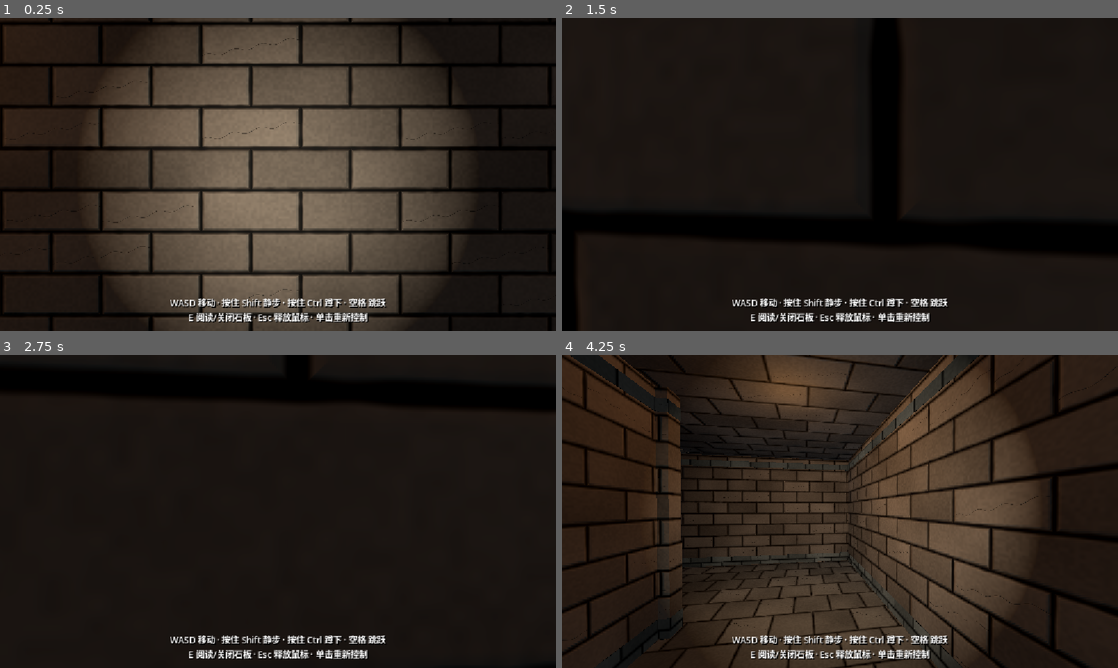
Above: before the commit, frames 1-4 (two rows, left to right).
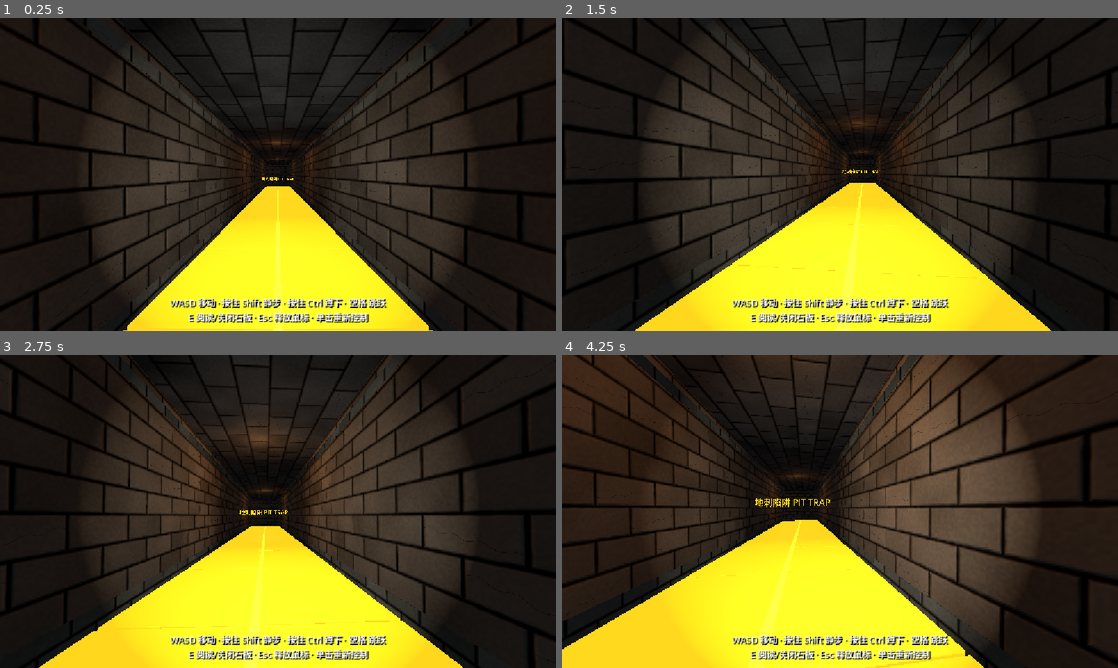
Above: after the commit, the same moments.

Repository: Baron0224/Three-Feet-Under
Game: Godot game, scene res://tomb_corridor.tscn
The game is run twice, just before and just after one commit, with the same random seed, the same clock (stepped at 60 frames per second) and the same inputs. This scene is started directly instead of the project's main scene.
Inputs (mouse positions are in pixels of both pictures, inside the frame that each line leads up to):
- Up to frame 1 (0.25 s): no input
- Up to frame 2 (1.5 s): tap Enter at 0.5 s; move the mouse to (867, 174) at 0.52 s; press the mouse at (867, 174) at 0.53 s; hold W (move_forward) from 0.53 s (still down); tap Space (jump) at 0.77 s; move the mouse to (812, 174) at 1.27 s; release the mouse at (812, 174) at 1.28 s; tap Ctrl (crouch) at 1.35 s
- Up to frame 3 (2.75 s): keep holding W (move_forward); tap Space (jump) at 1.52 s; move the mouse to (289, 505) at 2.02 s; hold E (interact) from 2.03 s (still down)
- Up to frame 4 (4.25 s): keep holding W (move_forward); move the mouse to (834, 517) at 2.77 s; release E (interact) at 2.78 s; tap Shift (sneak) at 2.85 s; click (834, 517) at 2.92 s; tap Space (jump) at 3.02, 3.77 s; move the mouse to (878, 514) at 3.52 s; press the mouse at (878, 514) at 3.53 s

The runs differ from the first frame. In frame 1, 51% of the frame differs, in the area x 0-100%, y 0-100%; in frame 2, 40%; in frame 3, 45%; in frame 4, 46%.

Commit message:
临时出生点改到东廊枢纽端，方便自己走进触发地刺
Move temp player spawn from trap mid to hub-side west end (19,1.2,-6) facing +X; OriginalSpawn unchanged.

Diff:
--- a/three-feet-under/tomb_corridor.tscn
+++ b/three-feet-under/tomb_corridor.tscn
@@ -2471,7 +2471,7 @@
 transform = Transform3D(1, 0, 0, 0, 1, 0, 0, 0, 1, 0, 2.41, 17.55)
 
 [node name="player" type="CharacterBody3D" parent="." unique_id=144523109]
-transform = Transform3D(1, 0, 0, 0, 1, 0, 0, 0, 1, 38.25, 1.2, -6)
+transform = Transform3D(0, 0, -1, 0, 1, 0, 1, 0, 0, 19.0, 1.2, -6)
 script = ExtResource("1_et3i4")
 
 [node name="CollisionShape3D" type="CollisionShape3D" parent="player" unique_id=2089584757]
